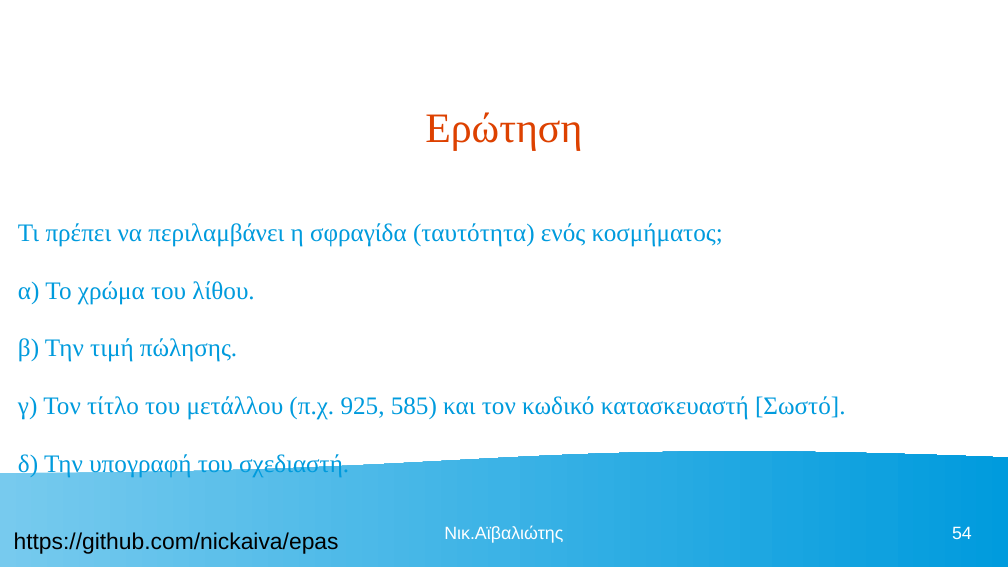
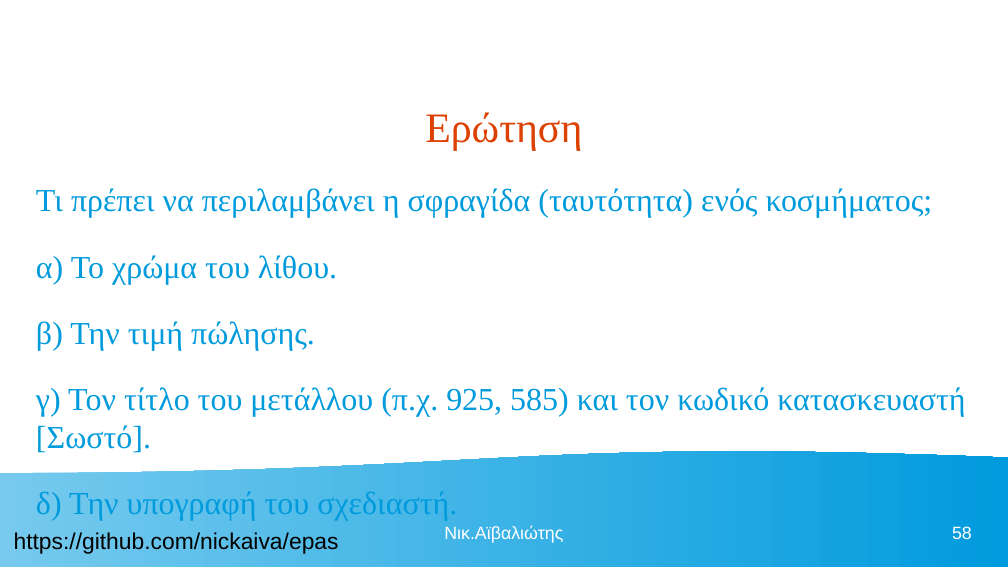
Before and after one commit to nickaiva/epas, a slide deck: slide 58 of ΠΕΡΙΒΑΛΛΟΝ ΕΡΓΑΣΙΑΣ.odp (slide 54 before the commit). Drawn at 1008x567 pixels with LibreOffice and Linux fonts; fonts in the diff are those of the drawing. Boxes give left, top, right and bottom in pixels: in the first picture for what was removed or moved away, otherwise in the second. Text is boxed around its words. In the diff, an @@ line names an element or a change of style, - is before the commit and + after.

```diff
--- a/ΠΕΡΙΒΑΛΛΟΝ ΕΡΓΑΣΙΑΣ.odp
+++ b/ΠΕΡΙΒΑΛΛΟΝ ΕΡΓΑΣΙΑΣ.odp
@@ text "Τι πρέπει να περιλαμβάνει η ..." moved from (x1=18, y1=223, x2=845, y2=478) to (x1=36, y1=188, x2=965, y2=520) @@
@@ text "Τι πρέπει να περιλαμβάνει η ..." at (x1=36, y1=188, x2=965, y2=520): size 19.8 to 25.2 pt @@
@@ page number at (x1=952, y1=526, x2=972, y2=539): text changed @@
-54
+58
```
Also in this commit, not shown: 2 other slides changed, 7 slides added, 1 other file.
